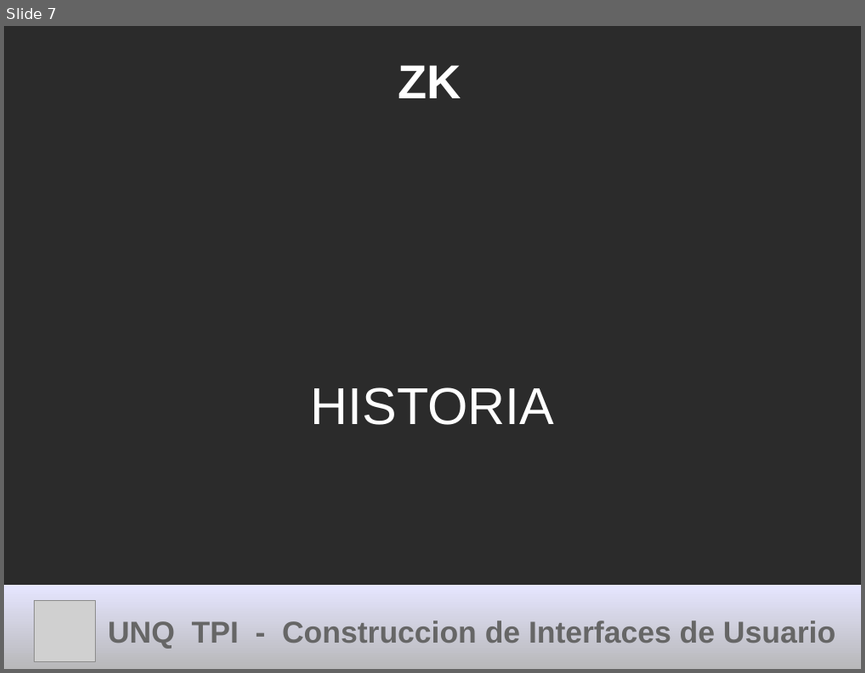
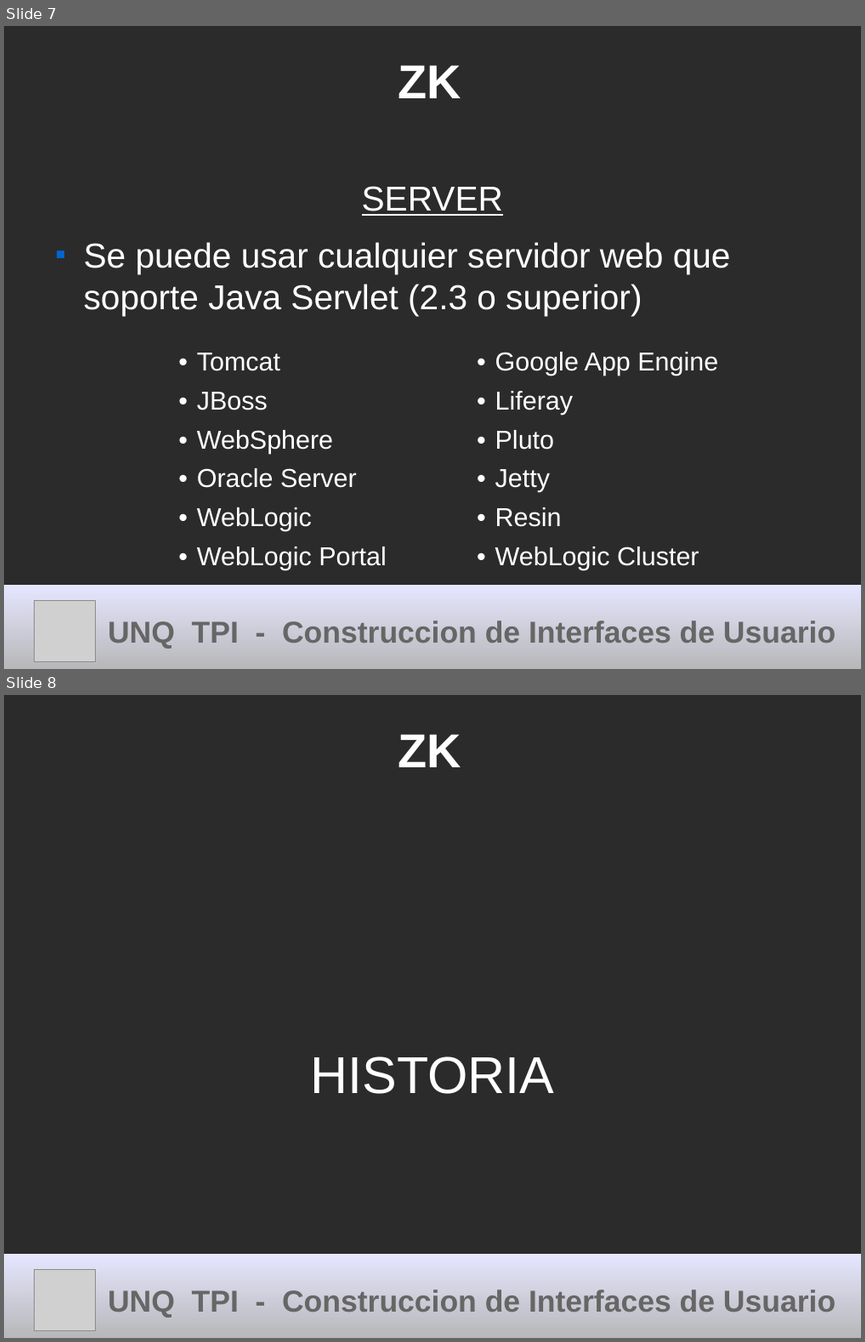
Before and after one commit to cdmarchionne/tpi-ui-tp-esferas, a slide deck: ZK/resources/Presentacion ZK.odp. Shown one above the other, each under a label of ours: slide 7 before the commit, slides 7 and 8 after it. The pictures are 865x673 and 865x1342 pixels, drawn with LibreOffice and Linux fonts; fonts in the diff are those of the drawing; grey boxes stand for pictures; background and template pictures are left out; a plain dark background stands for a picture behind light text. Boxes give left, top, right and bottom in pixels: in the first picture for what was removed or moved away, otherwise in the second. Text is boxed around its words. In the diff, an @@ line names an element or a change of style, - is before the commit and + after.

```diff
--- a/ZK/resources/Presentacion ZK.odp
+++ b/ZK/resources/Presentacion ZK.odp
@@ slide 7 added at (4, 26, 861, 669), background picture (left out) @@
@@ title added at (398, 65, 460, 98), 44 pt, text #FFFFFF, bold @@
+ZK
@@ text added at (84, 186, 731, 315), 32 pt, text #FFFFFF @@
+SERVER
+■ Se puede usar cualquier servidor web que soporte Java Servlet (2.3 o superior)
@@ table added at (134, 342, 731, 573), 6 rows, 2 columns @@
+Tomcat | Google App Engine
+JBoss | Liferay
+WebSphere | Pluto
+Oracle Server | Jetty
+WebLogic | Resin
+WebLogic Portal | WebLogic Cluster
@@ title added at (4, 585, 861, 669), fill gradient #E6E6FF to #B3B3B3, 28 pt, text #666666, bold @@
+UNQ TPI - Construccion de Interfaces de Usuario
@@ picture added at (35, 601, 96, 662) @@
@@ what was slide 7 is now slide 8 @@
```
Also in this commit, not shown: 6 slides changed, 3 other slides added.
